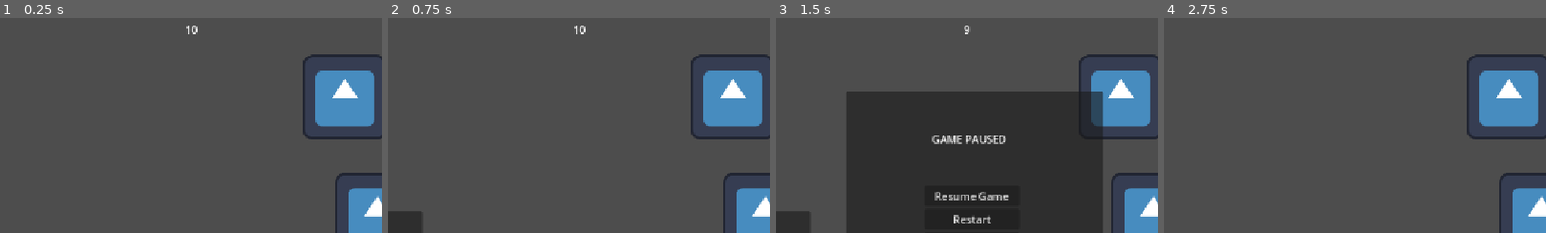
Above: before the commit, frames 1-4 (left to right).
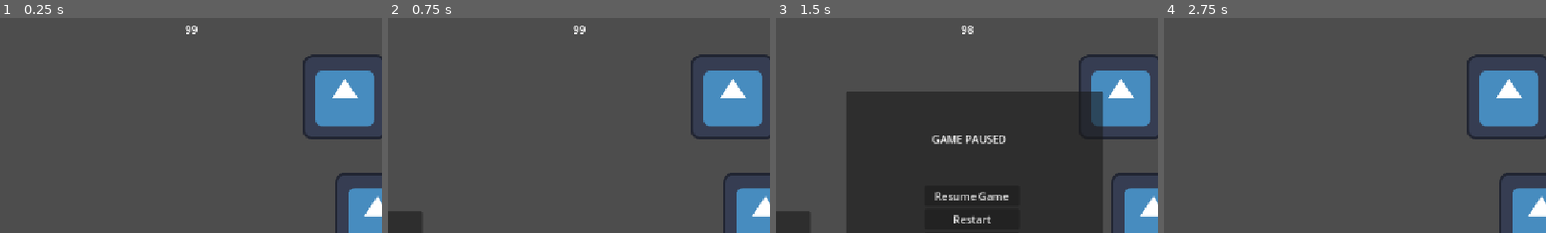
Above: after the commit, the same moments.

Repository: tszyana/SenselessChefs
Game: Godot game, scene res://scenes/kitchen.tscn
The game is run twice, just before and just after one commit, with the same random seed, the same clock (stepped at 60 frames per second) and the same inputs. This scene is started directly instead of the project's main scene. The engine's default icon, where the game draws it, is replaced by a stand-in: a white triangle on a blue panel in a dark square.
Inputs:
- Up to frame 1 (0.25 s): no input
- Up to frame 2 (0.75 s): click "RECIPE" at 0.5 s
- Up to frame 3 (1.5 s): click "PAUSE (LOSER)" at 1.25 s
- Up to frame 4 (2.75 s): click "Restart" at 2 s
The pictures show only the part of the screen within x 25-75%, y 11-61%; the shares and areas given below are measured in that part.

The runs differ from the first frame. In frame 1, less than 0.1% of the frame differs, in the area x 48-52%, y 3-8%; in frame 2, less than 0.1%; in frame 3, 0.1%; in frame 4, nothing differs.

Commit message:
Gestures! Replace image name later!

Diff:
--- a/project.godot
+++ b/project.godot
@@ -63,6 +63,46 @@
 "events": [Object(InputEventKey,"resource_local_to_scene":false,"resource_name":"","device":-1,"window_id":0,"alt_press …(192 unchanged characters)…
 ]
 }
+num1={
+"deadzone": 0.2,
+"events": [Object(InputEventKey,"resource_local_to_scene":false,"resource_name":"","device":-1,"window_id":0,"alt_pressed":false,"shift_pressed":false,"ctrl_pressed":false,"meta_pressed":false,"pressed":false,"keycode":0,"physical_keycode":49,"key_label":0,"unicode":49,"location":0,"echo":false,"script":null)
+]
+}
+num2={
+"deadzone": 0.2,
+"events": [Object(InputEventKey,"resource_local_to_scene":false,"resource_name":"","device":-1,"window_id":0,"alt_pressed":false,"shift_pressed":false,"ctrl_pressed":false,"meta_pressed":false,"pressed":false,"keycode":0,"physical_keycode":50,"key_label":0,"unicode":50,"location":0,"echo":false,"script":null)
+]
+}
+num3={
+"deadzone": 0.2,
+"events": [Object(InputEventKey,"resource_local_to_scene":false,"resource_name":"","device":-1,"window_id":0,"alt_pressed":false,"shift_pressed":false,"ctrl_pressed":false,"meta_pressed":false,"pressed":false,"keycode":0,"physical_keycode":51,"key_label":0,"unicode":51,"location":0,"echo":false,"script":null)
+]
+}
+num4={
+"deadzone": 0.2,
+"events": [Object(InputEventKey,"resource_local_to_scene":false,"resource_name":"","device":-1,"window_id":0,"alt_pressed":false,"shift_pressed":false,"ctrl_pressed":false,"meta_pressed":false,"pressed":false,"keycode":0,"physical_keycode":52,"key_label":0,"unicode":52,"location":0,"echo":false,"script":null)
+]
+}
+point={
+"deadzone": 0.2,
+"events": [Object(InputEventKey,"resource_local_to_scene":false,"resource_name":"","device":-1,"window_id":0,"alt_pressed":false,"shift_pressed":false,"ctrl_pressed":false,"meta_pressed":false,"pressed":false,"keycode":0,"physical_keycode":53,"key_label":0,"unicode":53,"location":0,"echo":false,"script":null)
+]
+}
+happy={
+"deadzone": 0.2,
+"events": [Object(InputEventKey,"resource_local_to_scene":false,"resource_name":"","device":-1,"window_id":0,"alt_pressed":false,"shift_pressed":false,"ctrl_pressed":false,"meta_pressed":false,"pressed":false,"keycode":0,"physical_keycode":54,"key_label":0,"unicode":54,"location":0,"echo":false,"script":null)
+]
+}
+mad={
+"deadzone": 0.2,
+"events": [Object(InputEventKey,"resource_local_to_scene":false,"resource_name":"","device":-1,"window_id":0,"alt_pressed":false,"shift_pressed":false,"ctrl_pressed":false,"meta_pressed":false,"pressed":false,"keycode":0,"physical_keycode":55,"key_label":0,"unicode":55,"location":0,"echo":false,"script":null)
+]
+}
+neutral={
+"deadzone": 0.2,
+"events": [Object(InputEventKey,"resource_local_to_scene":false,"resource_name":"","device":-1,"window_id":0,"alt_pressed":false,"shift_pressed":false,"ctrl_pressed":false,"meta_pressed":false,"pressed":false,"keycode":0,"physical_keycode":56,"key_label":0,"unicode":56,"location":0,"echo":false,"script":null)
+]
+}
 
 [layer_names]
 
--- a/scenes/kitchen.tscn
+++ b/scenes/kitchen.tscn
@@ -221,7 +221,7 @@
 Bake"
 
 [node name="Timer" type="Timer" parent="." unique_id=1406045070]
-wait_time = 11.0
+wait_time = 100.0
 one_shot = true
 autostart = true
 script = SubResource("GDScript_v3ycp")
--- a/scripts/player_mute.gd
+++ b/scripts/player_mute.gd
@@ -1,8 +1,8 @@
 # mute player
 extends PlayerMovement
 
-enum State { POINT, HAPPY, MAD, ONE, TWO, THREE, FOUR }
-var state = null
+enum State { POINT, HAPPY, MAD, ONE, TWO, THREE, FOUR, NEUTRAL }
+var state = State.NEUTRAL
 
 func _ready():
 	# $RecipeButton.show()
@@ -13,19 +13,47 @@
 	move_and_slide()
 	update_gesture_sprite()
 
+func _process(delta):
+	if Input.is_action_just_pressed("num1"):
+		state = State.ONE
+	if Input.is_action_just_pressed("num2"):
+		state = State.TWO
+	if Input.is_action_just_pressed("num3"):
+		state = State.THREE
+	if Input.is_action_just_pressed("num4"):
+		state = State.FOUR
+	if Input.is_action_just_pressed("point"):
+		state = State.POINT
+	if Input.is_action_just_pressed("happy"):
+		state = State.HAPPY
+	if Input.is_action_just_pressed("mad"):
+		state = State.MAD
+	if Input.is_action_just_pressed("neutral"):
+		state = State.NEUTRAL
+
 func update_gesture_sprite() -> void:
 	match state:
 		State.POINT:
+			#$Sprite2D.texture = preload("res://scenes/Images/pointing.jpeg")
 			pass
 		State.HAPPY:
+			#$Sprite2D.texture = preload("res://scenes/Images/happy.jpeg")
 			pass
 		State.MAD:
+			#$Sprite2D.texture = preload("res://scenes/Images/mad.jpeg")
 			pass
 		State.ONE:
+			#$Sprite2D.texture = preload("res://scenes/Images/one.jpeg")
 			pass
 		State.TWO:
+			#$Sprite2D.texture = preload("res://scenes/Images/two.png")
 			pass
 		State.THREE:
+			#$Sprite2D.texture = preload("res://scenes/Images/spider3.jpg")
 			pass
 		State.FOUR:
+			#$Sprite2D.texture = preload("res://scenes/Images/four.png")
 			pass
+		State.NEUTRAL:
+			#$Sprite2D.texture = preload("res://scenes/Images/neutral.jpeg")
+			pass
